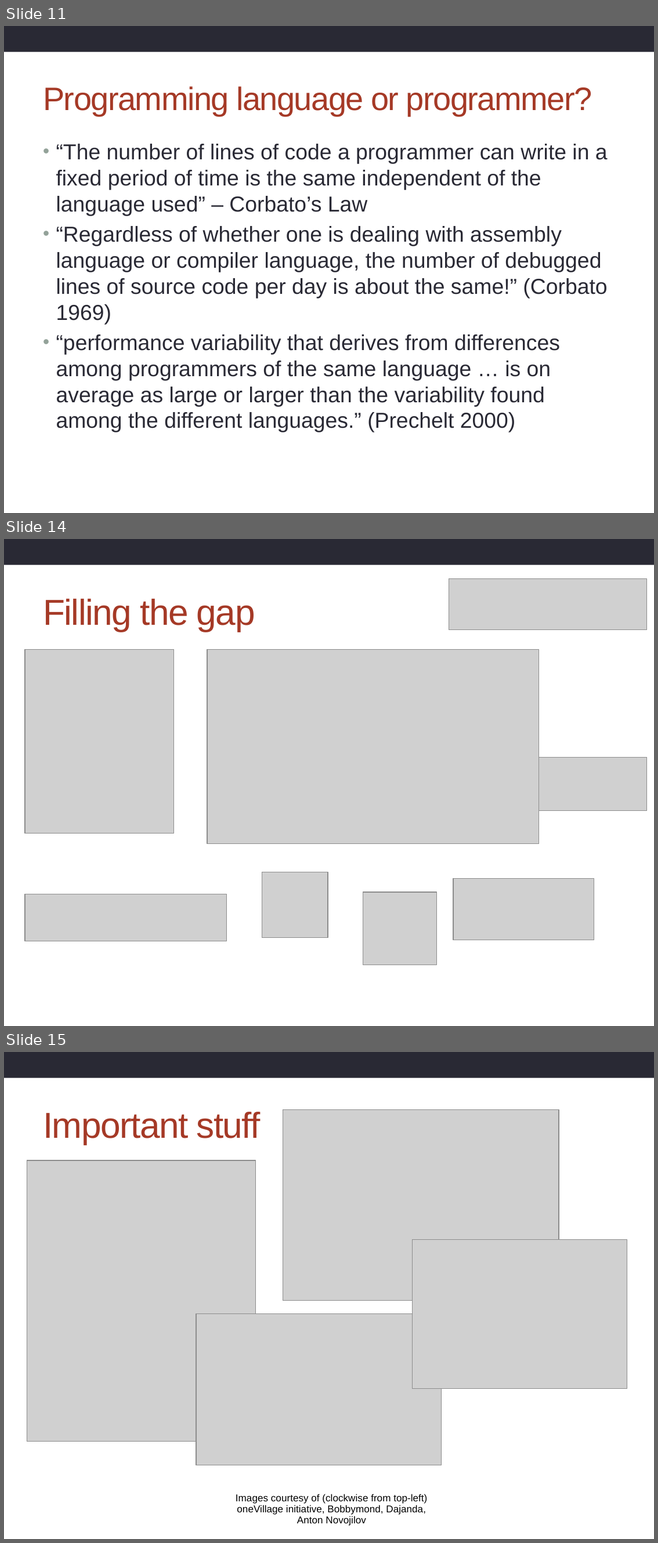
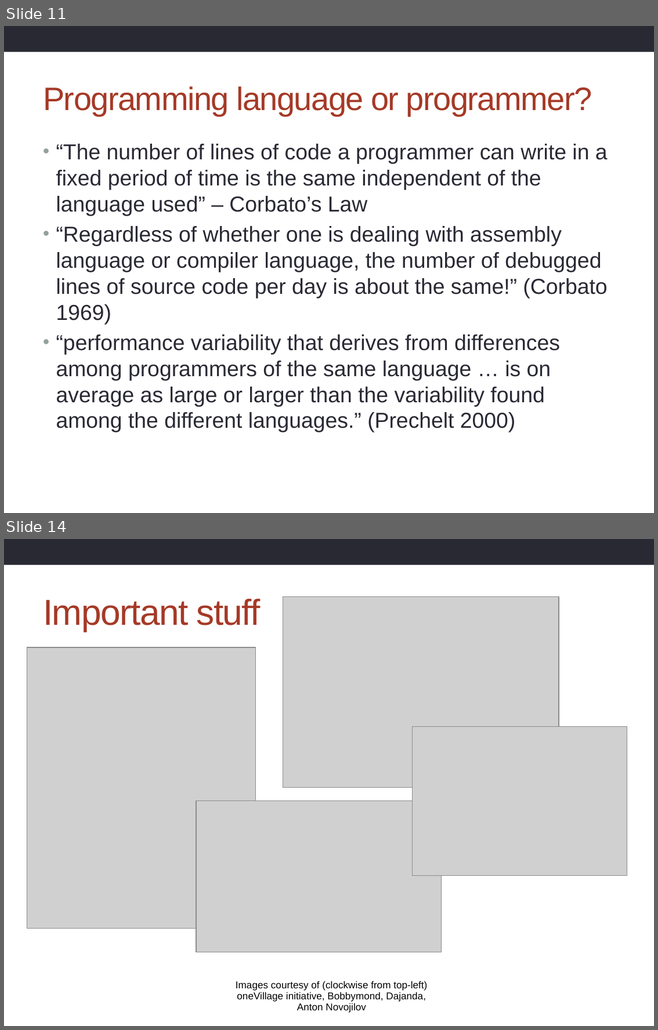
Before and after one commit to supa-uk/2014-12-11-ugsupa, a slide deck: archer/Introduction.pptx. Shown one above the other, each under a label of ours: slides 11, 14 and 15 before the commit, slides 11 and 14 after it; the slides between them are not shown. The pictures are 658x1543 and 658x1030 pixels, drawn with LibreOffice and Linux fonts; fonts in the diff are those of the drawing; grey boxes stand for pictures; background and template pictures are left out. Boxes give left, top, right and bottom in pixels: in the first picture for what was removed or moved away, otherwise in the second. Text is boxed around its words. In the diff, an @@ line names an element or a change of style, - is before the commit and + after.

```diff
--- a/archer/Introduction.pptx
+++ b/archer/Introduction.pptx
@@ slide 14 removed at <box>4,539,654,1026</box>, background #FFFFFF; not listed: 1 template element that a slide beside it also shows @@
@@ picture removed at <box>448,578,647,630</box> @@
@@ title removed at <box>43,599,255,631</box> @@
-Filling the gap
@@ picture removed at <box>25,649,174,833</box> @@
@@ picture removed at <box>206,649,538,843</box> @@
@@ picture removed at <box>538,757,647,810</box> @@
@@ picture removed at <box>262,873,328,938</box> @@
@@ picture removed at <box>453,879,593,940</box> @@
@@ picture removed at <box>25,895,226,941</box> @@
@@ picture removed at <box>362,892,436,965</box> @@
@@ what was slide 15 is now slide 14 @@
```
Also in this commit, not shown: 4 slides changed, 2 slides added, 2 other slides removed, 1 other file.
